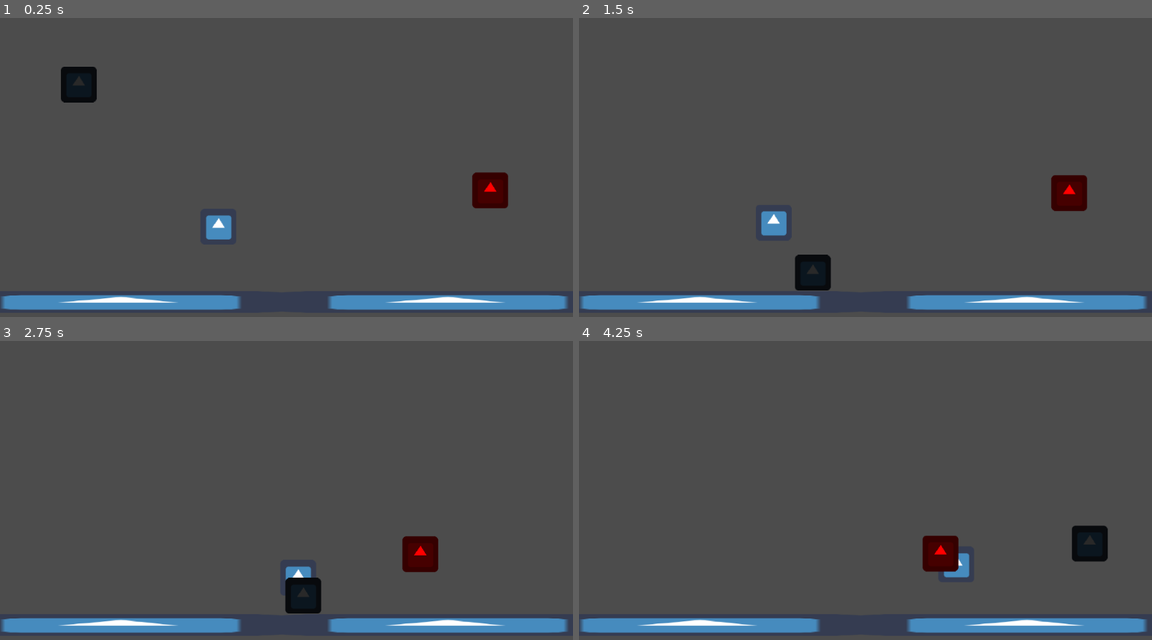
Above: before the commit, frames 1-4 (two rows, left to right).
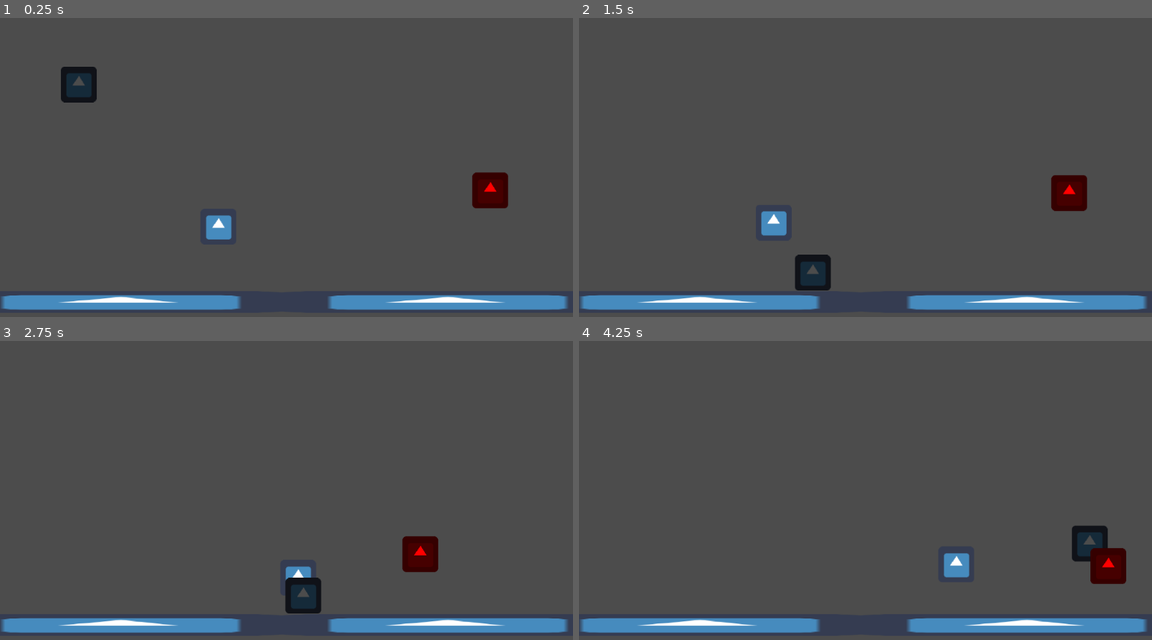
Above: after the commit, the same moments.

Repository: uspgamedev/welcome-to-your-mind
Game: Godot game, scene res://Stages/TestLevel.tscn
The game is run twice, just before and just after one commit, with the same random seed, the same clock (stepped at 60 frames per second) and the same inputs. The engine's default icon, where the game draws it, is replaced by a stand-in: a white triangle on a blue panel in a dark square.
Inputs:
- Up to frame 1 (0.25 s): no input
- Up to frame 2 (1.5 s): hold Right (ui_right) from 0.53 s (still down); tap Up (ui_up) at 0.77 s
- Up to frame 3 (2.75 s): tap Up (ui_up) at 1.52 s; release Right (ui_right) at 2.03 s; hold Left (ui_left) from 2.03 s (still down)
- Up to frame 4 (4.25 s): release Left (ui_left) at 2.78 s; hold Right (ui_right) from 2.78 s (still down); tap Up (ui_up) at 3.02, 3.77 s

The runs differ from the first frame. In frame 1, 0.3% of the frame differs, in the area x 11-16%, y 18-27%; in frame 2, 0.3%; in frame 3, 0.3%; in frame 4, 1.8%, in the area x 60-96%, y 64-82%.

Commit message:
Trigger mechanics (no player death)

Diff:
--- a/Player/Player.gd
+++ b/Player/Player.gd
@@ -12,6 +12,7 @@
 var can_jump = true
 var last_shake = 0 # 0 is left, 1 is right. Used to force alternating directions in shake
 var shake_counter = 0
+var triggers = []
 
 
 func get_input():
@@ -25,7 +26,6 @@
 
 	if Input.is_action_pressed('ui_up') and can_jump and is_on_floor():
 		velocity.y = -JUMP_POWER
-#	direction = direction.normalized()
 
 
 func _physics_process(delta):
@@ -51,13 +51,24 @@
 	last_shake = shake_direction
 	$ShakeTimer.start()
 	shake_counter += 1
-	print(shake_counter)
 	if shake_counter >= SHAKENUM:
-		free_triggers()
+		free_trigger()
 
 func _on_ShakeTimer_timeout():
 	shake_counter = 0
 
-func free_triggers():
-	print("Im free!")
+func free_trigger():
 	shake_counter = 0
+	if triggers.empty():
+		return
+	var trig = triggers.pop_back()
+	print("Player: ", get_global_position())
+	print("Trig: ", trig.get_global_position())
+	trig.shaked_off()
+
+func add_trigger(trigger):
+	var pos = trigger.get_position() - get_position()
+	get_parent().remove_child(trigger)
+	trigger.set_position(pos)
+	add_child(trigger)
+	triggers.append(trigger)
--- a/Player/Player.tscn
+++ b/Player/Player.tscn
@@ -9,7 +9,7 @@
 radius = 22.0
 height = 20.0
 
-[node name="Player" type="KinematicBody2D" index="0" groups=[
+[node name="Player" type="KinematicBody2D" groups=[
 "Player",
 ]]
 
@@ -18,12 +18,14 @@
 collision_mask = 1
 collision/safe_margin = 0.08
 script = ExtResource( 1 )
-_sections_unfolded = [ "Transform" ]
+_sections_unfolded = [ "Transform", "Visibility" ]
 GRAV = 2480
 
 [node name="Sprite" type="Sprite" parent="." index="0"]
 
+modulate = Color( 0.300781, 0.300781, 0.300781, 1 )
 texture = ExtResource( 2 )
+_sections_unfolded = [ "Visibility" ]
 
 [node name="CollisionShape2D" type="CollisionShape2D" parent="." index="1"]
 
--- /dev/null
+++ b/Stages/Depression/Enemies/TriggerBad.gd
@@ -0,0 +1,18 @@
+extends "res://Stages/Depression/Enemies/TriggerBase.gd"
+
+func reached_target(target):
+	set_physics_process(false)
+	if target.is_in_group("Player"):
+		target.add_trigger(self)
+
+func shaked_off():
+	var parentparent = get_parent().get_parent()
+	var pos = get_global_position()
+
+	get_parent().remove_child(self)
+	set_position(pos)
+	parentparent.add_child(self)
+	print("pos: ", get_position())
+	$ShakenOffTimer.start()
+	yield($ShakenOffTimer, "timeout")
+	set_physics_process(true)
--- a/Stages/Depression/Enemies/TriggerBad.tscn
+++ b/Stages/Depression/Enemies/TriggerBad.tscn
@@ -1,15 +1,16 @@
-[gd_scene load_steps=3 format=2]
+[gd_scene load_steps=4 format=2]
 
 [ext_resource path="res://Stages/Depression/Enemies/TriggerBase.tscn" type="PackedScene" id=1]
+[ext_resource path="res://Stages/Depression/Enemies/TriggerBad.gd" type="Script" id=2]
 
 [sub_resource type="CircleShape2D" id=1]
 
 custom_solver_bias = 0.0
 radius = 300.0
 
-[node name="TriggerBase" instance=ExtResource( 1 )]
+[node name="TriggerBad" instance=ExtResource( 1 )]
 
-evil = true
+script = ExtResource( 2 )
 
 [node name="Sprite" parent="." index="0"]
 
@@ -19,3 +20,10 @@
 [node name="CollisionShape2D" type="CollisionShape2D" parent="Area2D" index="0"]
 
 shape = SubResource( 1 )
+
+[node name="ShakenOffTimer" type="Timer" parent="." index="2"]
+
+process_mode = 1
+wait_time = 1.0
+one_shot = true
+autostart = false
--- a/Stages/TestLevel.tscn
+++ b/Stages/TestLevel.tscn
@@ -1,22 +1,66 @@
 [gd_scene load_steps=6 format=2]
 
-[ext_resource path="res://icon.png" type="Texture" id=1]
-[ext_resource path="res://Stages/Depression/Enemies/TriggerGood.tscn" type="PackedScene" id=2]
-[ext_resource path="res://Stages/Depression/Enemies/TriggerBad.tscn" type="PackedScene" id=3]
-[ext_resource path="res://Player/Player.tscn" type="PackedScene" id=4]
+[ext_resource path="res://Stages/Depression/Enemies/TriggerGood.tscn" type="PackedScene" id=1]
+[ext_resource path="res://Stages/Depression/Enemies/TriggerBad.tscn" type="PackedScene" id=2]
+[ext_resource path="res://Player/Player.tscn" type="PackedScene" id=3]
+[ext_resource path="res://icon.png" type="Texture" id=4]
 
 [sub_resource type="RectangleShape2D" id=1]
 
 custom_solver_bias = 0.0
 extents = Vector2( 300, 20 )
 
-[node name="Node" type="Node"]
+[node name="Node" type="Node" index="0"]
 
-[node name="Node2D" type="Node2D" parent="." index="0"]
+[node name="TriggerGood" parent="." index="0" instance=ExtResource( 1 )]
+
+position = Vector2( 390.433, 400.971 )
+
+[node name="TriggerBase" parent="." index="1" instance=ExtResource( 2 )]
+
+position = Vector2( 876.163, 336.46 )
+
+[node name="Player" parent="." index="2" instance=ExtResource( 3 )]
+
+position = Vector2( 140.662, 66.8426 )
+
+[node name="Floor" type="Node2D" parent="." index="3"]
 
 position = Vector2( 203.123, 190.275 )
+_sections_unfolded = [ "Transform" ]
+__meta__ = {
+"_edit_group_": true
+}
 
-[node name="StaticBody2D" type="StaticBody2D" parent="Node2D" index="0"]
+[node name="StaticBody2D2" type="StaticBody2D" parent="Floor" index="0"]
+
+editor/display_folded = true
+position = Vector2( 592.725, 348.255 )
+input_pickable = false
+collision_layer = 1
+collision_mask = 1
+constant_linear_velocity = Vector2( 0, 0 )
+constant_angular_velocity = 0.0
+friction = 1.0
+bounce = 0.0
+
+[node name="Sprite" type="Sprite" parent="Floor/StaticBody2D2" index="0"]
+
+scale = Vector2( 9.4, 0.6 )
+texture = ExtResource( 4 )
+_sections_unfolded = [ "Transform" ]
+__meta__ = {
+"_edit_lock_": true
+}
+
+[node name="CollisionShape2D" type="CollisionShape2D" parent="Floor/StaticBody2D2" index="1"]
+
+shape = SubResource( 1 )
+__meta__ = {
+"_edit_lock_": true
+}
+
+[node name="StaticBody2D" type="StaticBody2D" parent="Floor" index="1"]
 
 editor/display_folded = true
 position = Vector2( 8.16223, 348.255 )
@@ -28,60 +72,18 @@
 friction = 1.0
 bounce = 0.0
 
-[node name="Sprite" type="Sprite" parent="Node2D/StaticBody2D" index="0"]
+[node name="Sprite" type="Sprite" parent="Floor/StaticBody2D" index="0"]
 
 scale = Vector2( 9.4, 0.6 )
-texture = ExtResource( 1 )
+texture = ExtResource( 4 )
 _sections_unfolded = [ "Transform" ]
 __meta__ = {
 "_edit_lock_": true
 }
 
-[node name="CollisionShape2D" type="CollisionShape2D" parent="Node2D/StaticBody2D" index="1"]
+[node name="CollisionShape2D" type="CollisionShape2D" parent="Floor/StaticBody2D" index="1"]
 
 shape = SubResource( 1 )
 __meta__ = {
 "_edit_lock_": true
 }
-
-[node name="StaticBody2D2" type="StaticBody2D" parent="Node2D" index="1"]
-
-editor/display_folded = true
-position = Vector2( 592.725, 348.255 )
-input_pickable = false
-collision_layer = 1
-collision_mask = 1
-constant_linear_velocity = Vector2( 0, 0 )
-constant_angular_velocity = 0.0
-friction = 1.0
-bounce = 0.0
-
-[node name="Sprite" type="Sprite" parent="Node2D/StaticBody2D2" index="0"]
-
-scale = Vector2( 9.4, 0.6 )
-texture = ExtResource( 1 )
-_sections_unfolded = [ "Transform" ]
-__meta__ = {
-"_edit_lock_": true
-}
-
-[node name="CollisionShape2D" type="CollisionShape2D" parent="Node2D/StaticBody2D2" index="1"]
-
-shape = SubResource( 1 )
-__meta__ = {
-"_edit_lock_": true
-}
-
-[node name="TriggerGood" parent="Node2D" index="2" instance=ExtResource( 2 )]
-
-position = Vector2( 187.31, 210.696 )
-
-[node name="TriggerBase" parent="Node2D" index="3" instance=ExtResource( 3 )]
-
-position = Vector2( 673.04, 146.185 )
-
-[node name="Player" parent="Node2D" index="4" instance=ExtResource( 4 )]
-
-modulate = Color( 0.164062, 0.164062, 0.164062, 1 )
-position = Vector2( -62.461, -123.432 )
-_sections_unfolded = [ "Transform", "Visibility" ]
